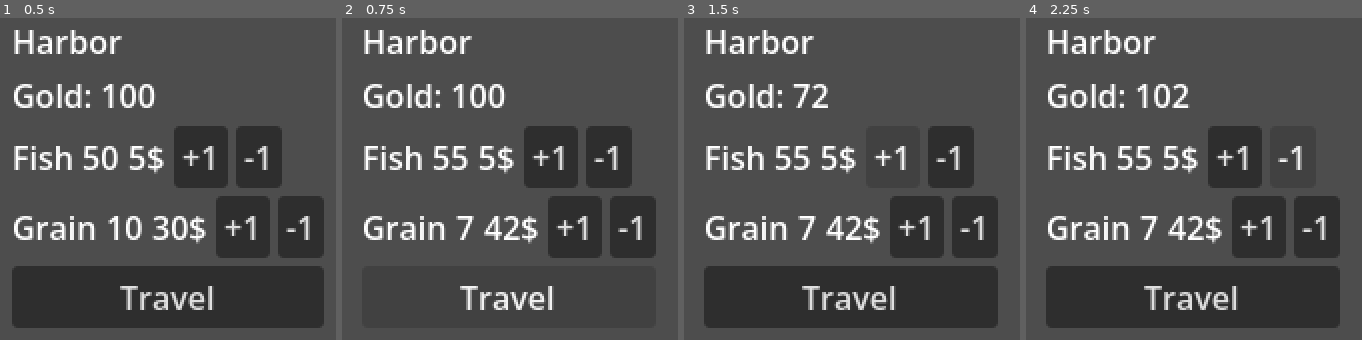
Above: before the commit, frames 1-4 (left to right).
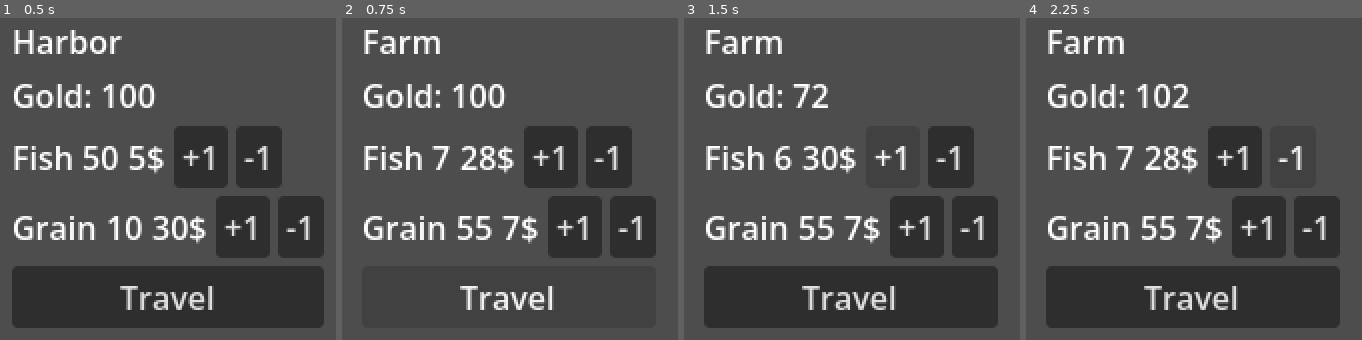
Above: after the commit, the same moments.

Repository: twiederk/PirateGame
Game: Godot game, scene res://city/city.tscn
The game is run twice, just before and just after one commit, with the same random seed, the same clock (stepped at 60 frames per second) and the same inputs. This scene is started directly instead of the project's main scene.
Inputs:
- Up to frame 1 (0.5 s): no input
- Up to frame 2 (0.75 s): click "Travel" at 0.5 s
- Up to frame 3 (1.5 s): click "+1" at 1.25 s
- Up to frame 4 (2.25 s): click "-1" at 2 s

Frame 1 is identical in both runs. In frame 2, 2.9% of the frame differs, in the area x 7-53%, y 3-69%; in frame 3, 2.8%; in frame 4, 2.9%.

Commit message:
Update current city when player travels+

Diff:
--- a/godot4/city/city.gd
+++ b/godot4/city/city.gd
@@ -44,4 +44,5 @@
 
 func _on_travel_button_pressed():
 	trading_system.travel("B")
+	city = trading_system.cities[player.current_city]
 	_update_gui()
